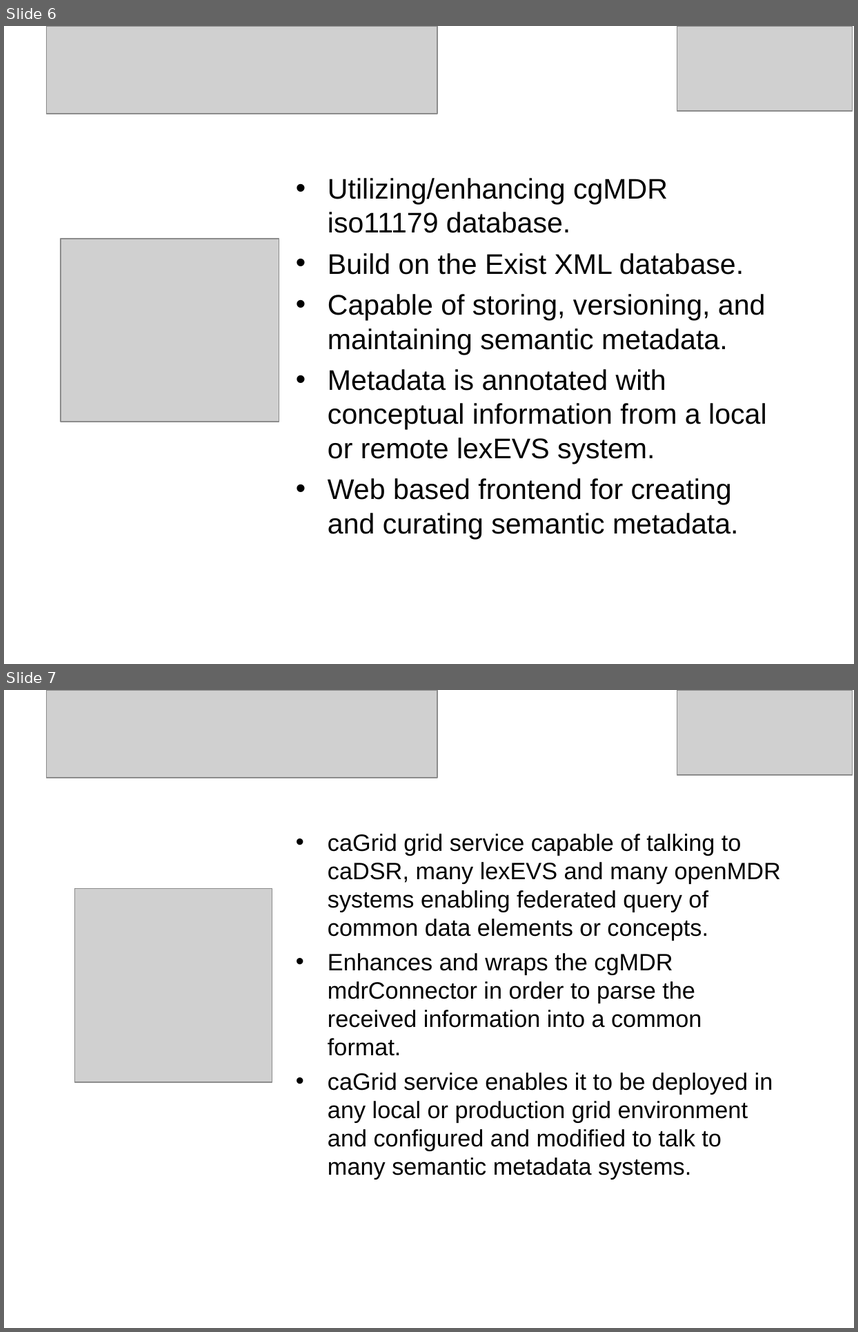
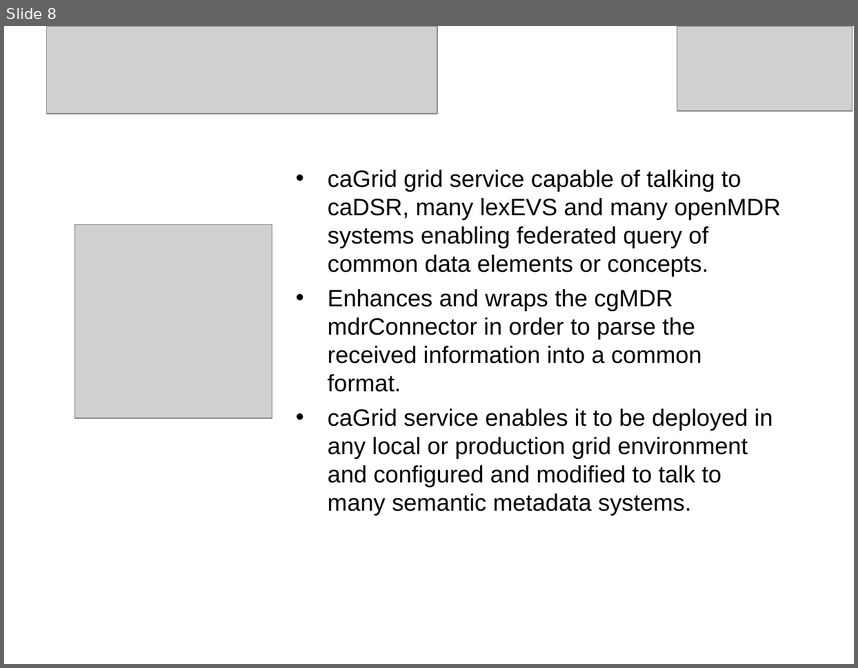
Before and after one commit to NCIP/cagrid-grid-incubation, a slide deck: grid-incubation/incubator/projects/mdr/docs/presentations/caGrid_Users_Group.ppt. Shown one above the other, each under a label of ours: slides 6 and 7 before the commit, slide 8 after it. The pictures are 858x1332 and 858x668 pixels, drawn with LibreOffice and Linux fonts; fonts in the diff are those of the drawing; grey boxes stand for pictures; background and template pictures are left out. Boxes give left, top, right and bottom in pixels: in the first picture for what was removed or moved away, otherwise in the second. Text is boxed around its words. In the diff, an @@ line names an element or a change of style, - is before the commit and + after.

```diff
--- a/grid-incubation/incubator/projects/mdr/docs/presentations/caGrid_Users_Group.ppt
+++ b/grid-incubation/incubator/projects/mdr/docs/presentations/caGrid_Users_Group.ppt
@@ slide 6 removed at (4,26,854,664), background picture (left out) @@
@@ picture removed at (47,26,437,114) @@
@@ title removed at (61,26,677,111) @@
-openMDR
@@ picture removed at (677,26,853,111) @@
@@ text removed at (328,178,766,539) @@
-• Utilizing/enhancing cgMDR iso11179 database.
-• Build on the Exist XML database.
-• Capable of storing, versioning, and maintaining semantic metadata.
-• Metadata is annotated with conceptual information from a local or remote lexEVS system.
-• Web based frontend for creating and curating semantic metadata.
@@ picture removed at (61,239,279,421) @@
@@ what was slide 7 is now slide 8 @@
```
Also in this commit, not shown: 5 slides changed, 6 slides added, 3 other files.
